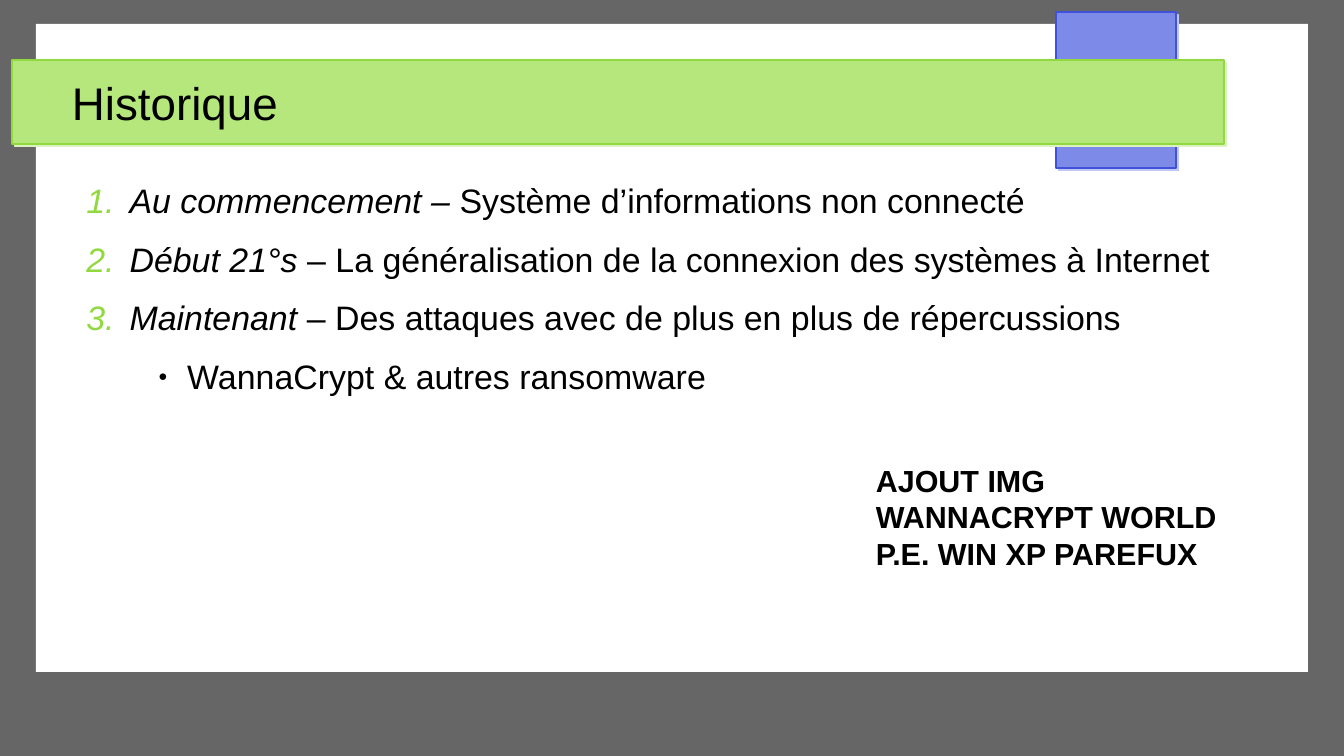
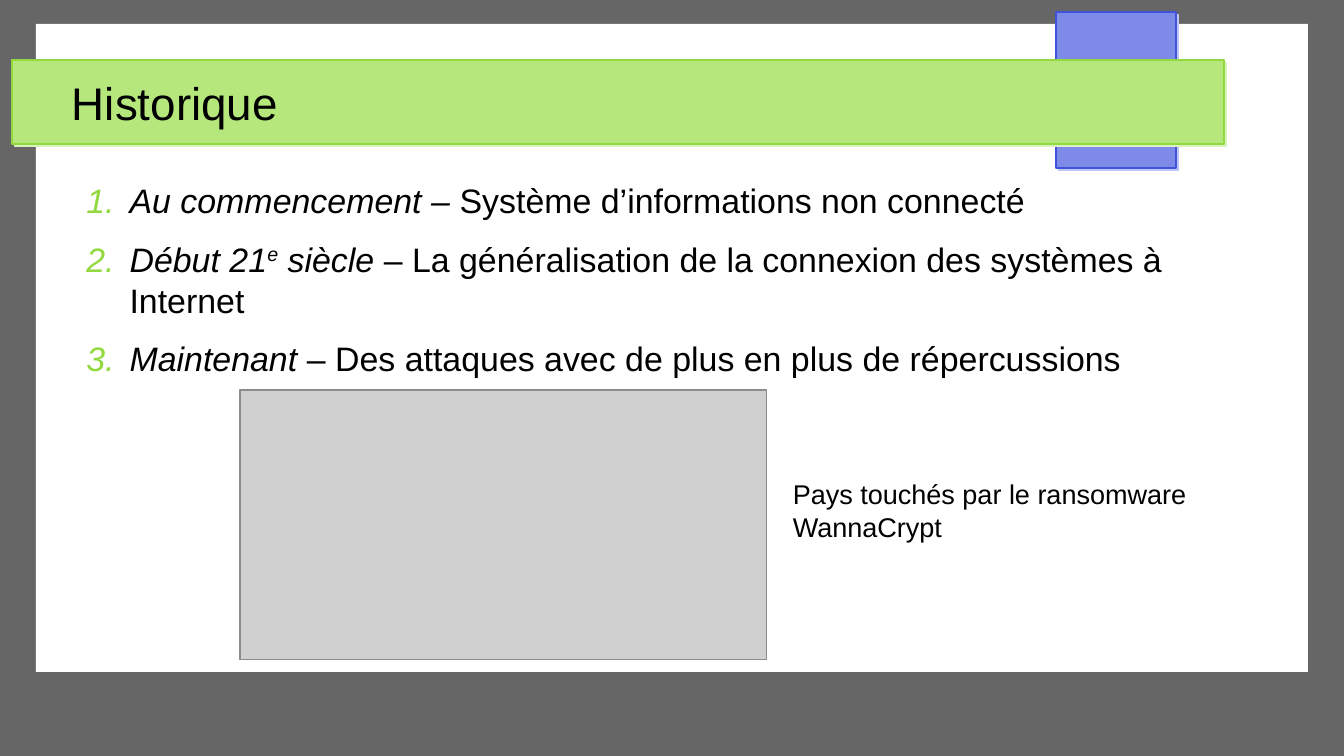
Before and after one commit to Akipe/abc_2105, a slide deck: slide 7 of other/presentations/securite_app_web/presentation_securite_app_web_v2.odp (slide 8 before the commit). Drawn at 1344x756 pixels with LibreOffice and Linux fonts; fonts in the diff are those of the drawing; grey boxes stand for pictures. Boxes give left, top, right and bottom in pixels: in the first picture for what was removed or moved away, otherwise in the second. Text is boxed around its words. In the diff, an @@ line names an element or a change of style, - is before the commit and + after.

```diff
--- a/other/presentations/securite_app_web/presentation_securite_app_web_v2.odp
+++ b/other/presentations/securite_app_web/presentation_securite_app_web_v2.odp
@@ text at <box>130,247,1162,314</box>: text changed @@
-2. Début 21°s – La généralisation de la connexion des systèmes à Internet
+2. Début 21e siècle – La généralisation de la connexion des systèmes à Internet
@@ text at <box>187,365,706,396</box>: paragraph removed @@
-      ● WannaCrypt & autres ransomware
@@ picture added at <box>240,390,767,660</box> @@
@@ text removed at <box>876,470,1216,566</box> @@
-AJOUT IMG
-WANNACRYPT WORLD
-P.E. WIN XP PAREFUX
@@ text added at <box>793,484,1187,542</box>, 16 pt, text #000000 @@
+Pays touchés par le ransomware
+WannaCrypt
```
Also in this commit, not shown: 13 other slides changed, 2 slides added, 4 slides removed, 4 other files.
